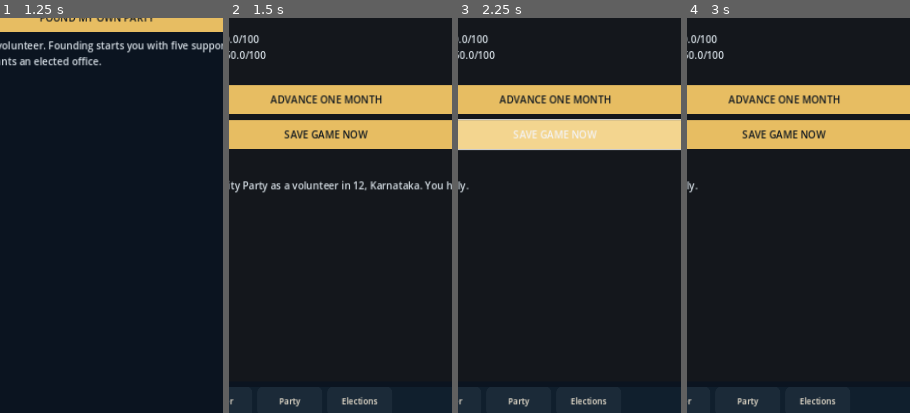
Above: before the commit, frames 1-4 (left to right).
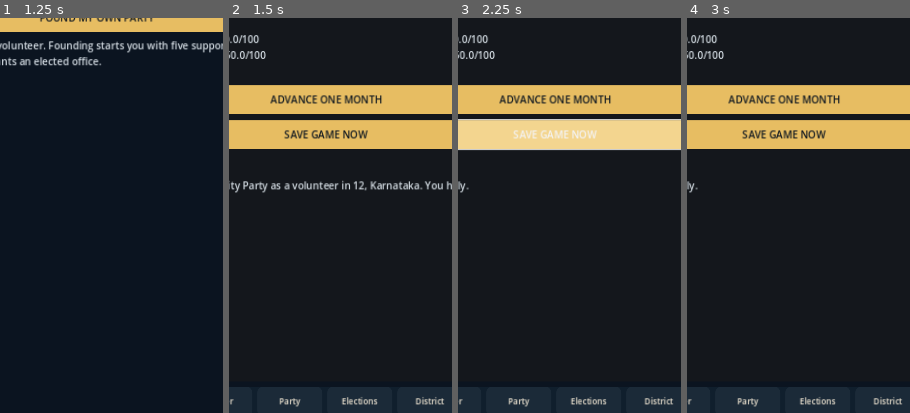
Above: after the commit, the same moments.

Repository: dhanushpoojary9740-boop/political-world
Game: Godot game, scene res://main.tscn
The game is run twice, just before and just after one commit, with the same random seed, the same clock (stepped at 60 frames per second) and the same inputs.
Inputs (mouse positions are % of the whole screen's width and height, from its top left):
- Up to frame 1 (1.25 s): click (50, 19) at 0.52 s; type "Alex" at 0.6 s; click (50, 29) at 0.75 s; type "12" at 0.83 s; click (50, 36) at 0.98 s; type "Alex" at 1.07 s
- Up to frame 2 (1.5 s): click "JOIN AN ESTABLISHED PARTY" at 1.25 s
- Up to frame 3 (2.25 s): click "SAVE GAME NOW" at 2 s
- Up to frame 4 (3 s): click "Overview" at 2.75 s
The pictures show only the part of the screen within x 28-78%, y 48-98%; the shares and areas given below are measured in that part.

Frame 1 is identical in both runs. In frame 2, 0.2% of the frame differs, in the area x 83-97%, y 95-98%; in frame 3, 0.2%; in frame 4, 0.2%.

Commit message:
Add district-level party progression and eligibility

Diff:
--- a/scripts/main.gd
+++ b/scripts/main.gd
@@ -13,6 +13,7 @@
 var office_label: Label
 var office_log_list: VBoxContainer
 var office_mission_list: VBoxContainer
+var district_label: Label
 var report_label: Label
 var name_input: LineEdit
 var age_input: SpinBox
@@ -136,7 +137,7 @@
     nav_row.size_flags_horizontal = Control.SIZE_EXPAND_FILL
     main_tab_bar.add_child(nav_row)
 
-    var tab_names: Array[String] = ["Overview", "Career", "Party", "Elections", "Office"]
+    var tab_names: Array[String] = ["Overview", "Career", "Party", "Elections", "District", "Office"]
     for index in range(tab_names.size()):
         var tab_button := Button.new()
         tab_button.text = tab_names[index]
@@ -154,7 +155,7 @@
 func _select_main_tab(index: int) -> void:
     if not is_instance_valid(dashboard_box):
         return
-    if index == 4 and not world.has_elected_office:
+    if index == 5 and not world.has_elected_office:
         return
     dashboard_box.current_tab = index
     _update_bottom_navigation()
@@ -250,6 +251,13 @@
     _add_body(election_campaign, "Apply when eligible. Campaigning is available only after your party approves your ticket.")
     _add_button(election_campaign, "Apply for local election ticket", func(): _run_activity("request_ticket"))
     _add_button(election_campaign, "Campaign as approved candidate", func(): _run_activity("campaign"))
+
+    var district_page := _new_tab(dashboard_box, "District")
+    _add_section_title(district_page, "DISTRICT-LEVEL PARTY PROGRESSION")
+    _add_body(district_page, "Build a record of service and party standing before applying for a district organization role. Party appointment is separate from election to public office.")
+    district_label = _add_body(district_page, "")
+    _add_info_card(district_page, "Authority boundary", "A district party role is internal party leadership. It does not grant a government seat, control over district officials, public money, or statutory decision-making powers.", "PARTY ORGANIZATION ONLY")
+    _add_button(district_page, "Apply for district party role", func(): _run_activity("district_apply"))
 
     office_tab = _new_tab(dashboard_box, "Elected Office")
     var office_tabs := TabContainer.new()
@@ -540,8 +548,10 @@
         election_label.text = world.election_summary()
         conditions_label.text = world.local_conditions_summary()
         office_tab.visible = world.has_elected_office
-        if main_tab_buttons.size() > 4:
-            main_tab_buttons[4].visible = world.has_elected_office
+        if main_tab_buttons.size() > 5:
+            main_tab_buttons[5].visible = world.has_elected_office
+        if is_instance_valid(district_label):
+            district_label.text = world.district_progression_summary()
         if world.has_elected_office:
             office_label.text = world.office_summary().replace("\\n", "\n")
             _refresh_office_missions()
--- a/scripts/world_simulation.gd
+++ b/scripts/world_simulation.gd
@@ -96,6 +96,10 @@
 var local_service_quality: float = 50.0
 var public_trust: float = 50.0
 var monthly_income: int = 35000
+var district_party_role: String = ""
+var district_role_application_pending: bool = false
+var district_role_approved: bool = false
+var district_service_record: int = 0
 
 func initialize() -> void:
     parties = {
@@ -176,6 +180,10 @@
     office_missions.clear()
     office_mission_history.clear()
     office_mission_counter = 0
+    district_party_role = ""
+    district_role_application_pending = false
+    district_role_approved = false
+    district_service_record = 0
 
     if path == "join":
         player_party_id = "party_established"
@@ -247,6 +255,8 @@
             _request_local_ticket()
         "campaign":
             _run_local_campaign()
+        "district_apply":
+            request_district_party_role()
         "office_proposal":
             submit_office_proposal()
         "office_issue":
@@ -403,6 +413,7 @@
             public_trust = minf(100.0, public_trust + 0.25)
             mission["status"] = "Follow-up completed"
             notifications.append("You requested written updates from %s and recorded the follow-up for %s." % [department, title_text])
+        district_service_record += 1
         mission["completed_index"] = current_index
         office_missions[i] = mission
         office_mission_history.append(mission.duplicate(true))
@@ -651,6 +662,40 @@
         return "No office matters filed yet."
     return "\n".join(lines)
 
+func district_progression_summary() -> String:
+    var status := "Not yet eligible"
+    if district_role_approved:
+        status = "Approved: %s" % district_party_role
+    elif district_role_application_pending:
+        status = "Application pending party review"
+    var party_members := 0
+    if parties.has(player_party_id):
+        party_members = int(parties[player_party_id].get("members", 0))
+    return "DISTRICT-LEVEL PARTY PROGRESSION\nStatus: %s\nService record: %d / 3 completed local-office responsibilities\nExperience: %d / 30\nReputation: %.1f / 10\nParty leadership relationship: %.1f / 20\nParty membership: %d / 50\n\nDistrict party roles are organizational positions, not elected government offices. Approval grants no statutory or administrative authority. District government roles and elections will be added as a separate progression system." % [status, district_service_record, experience, reputation, local_leader_relationship, party_members]
+
+func request_district_party_role() -> void:
+    if district_role_approved:
+        notifications.append("You already hold the district-level party role: %s." % district_party_role)
+        return
+    if district_role_application_pending:
+        notifications.append("Your district-level party role application is already pending review.")
+        return
+    var party_members := 0
+    if parties.has(player_party_id):
+        party_members = int(parties[player_party_id].get("members", 0))
+    var has_local_standing := career_rank == "Local Party Leader" or has_elected_office
+    if experience < 30 or reputation < 10.0 or local_leader_relationship < 20.0 or party_members < 50 or district_service_record < 3 or not has_local_standing:
+        notifications.append("Your district-level application was not accepted. Complete at least 3 local-office responsibilities, build experience (30), reputation (10), party leadership relationship (20), party membership (50), and local standing as a Local Party Leader or elected representative.")
+        return
+    district_role_application_pending = true
+    # Party review is modeled as an eligibility-based decision, not an instant public mandate.
+    district_role_approved = true
+    district_role_application_pending = false
+    district_party_role = "District Organization Secretary"
+    player_role = district_party_role
+    career_rank = district_party_role
+    notifications.append("Party review approved your appointment as District Organization Secretary. This is an internal party role only; it does not confer an elected seat, public funds, or government powers.")
+
 func _check_promotion() -> void:
     if career_path == "join" and career_rank == "Party volunteer" and experience >= ACTIVE_WORKER_XP and reputation >= ACTIVE_WORKER_REPUTATION:
         career_rank = "Active Party Worker"
@@ -832,7 +877,7 @@
 
 func save_game() -> bool:
     var save_data: Dictionary = {
-        "save_version": 7,
+        "save_version": 8,
         "year": year,
         "month": month,
         "character_name": character_name,
@@ -877,7 +922,11 @@
         "local_infrastructure": local_infrastructure,
         "local_service_quality": local_service_quality,
         "public_trust": public_trust,
-        "monthly_income": monthly_income
+        "monthly_income": monthly_income,
+        "district_party_role": district_party_role,
+        "district_role_application_pending": district_role_application_pending,
+        "district_role_approved": district_role_approved,
+        "district_service_record": district_service_record
     }
     var file := FileAccess.open(SAVE_PATH, FileAccess.WRITE)
     if file == null:
@@ -949,6 +998,10 @@
     local_service_quality = float(parsed.get("local_service_quality", 50.0))
     public_trust = float(parsed.get("public_trust", 50.0))
     monthly_income = int(parsed.get("monthly_income", 35000))
+    district_party_role = str(parsed.get("district_party_role", ""))
+    district_role_application_pending = bool(parsed.get("district_role_application_pending", false))
+    district_role_approved = bool(parsed.get("district_role_approved", false))
+    district_service_record = int(parsed.get("district_service_record", 0))
     if loaded_save_version < 5:
         # Migrate older saves from the prototype's nominal stipend to the new modeled household budget.
         monthly_income = 35000
